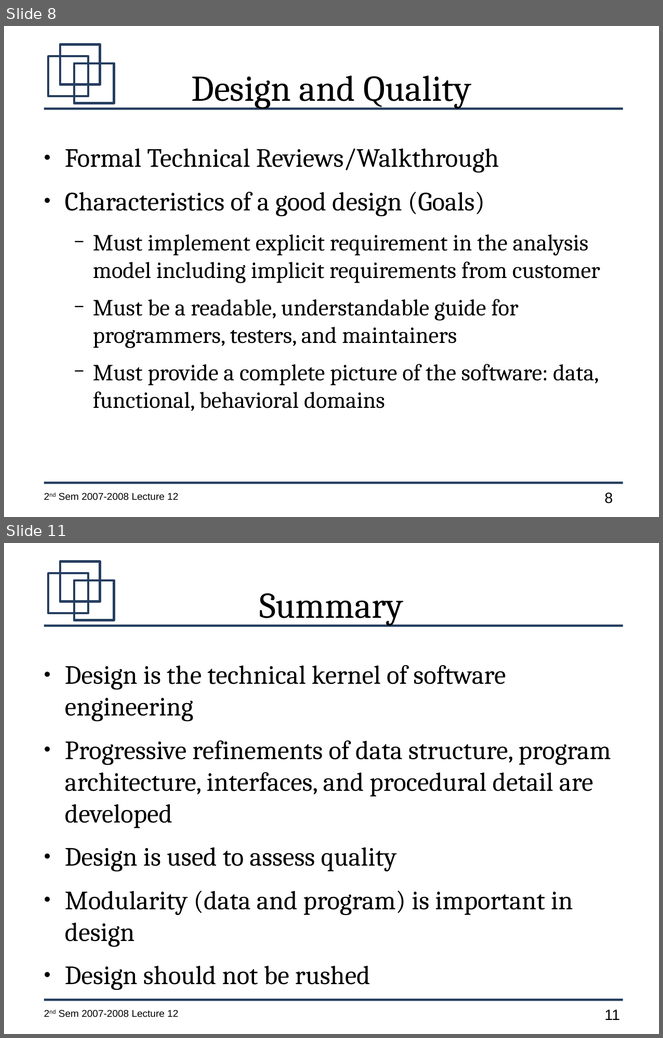
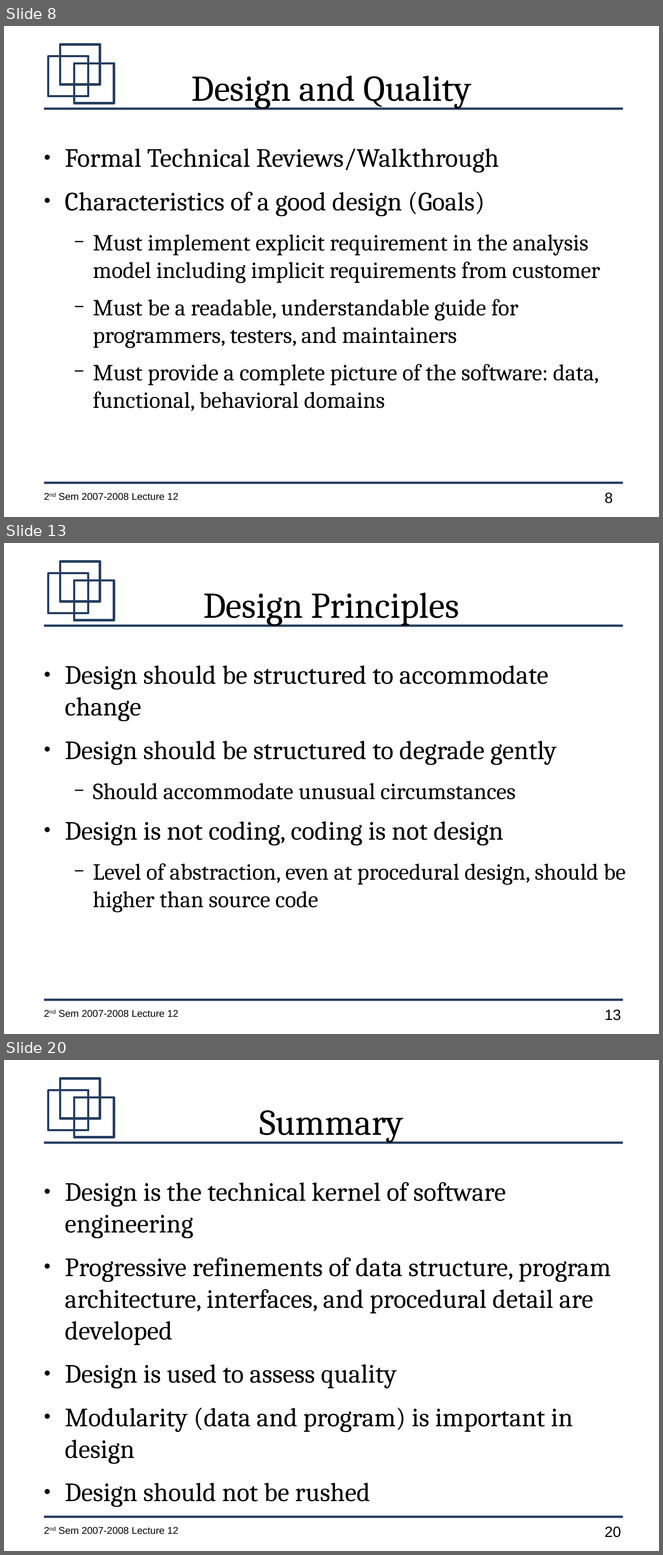
Before and after one commit to jachermocilla/jach-homepage, a slide deck: CMSC128-2nd-Sem-2007-L13.odp. Shown one above the other, each under a label of ours: slides 8 and 11 before the commit, slides 8, 13 and 20 after it; the slides between them are not shown. The pictures are 663x1038 and 663x1555 pixels, drawn with LibreOffice and Linux fonts; fonts in the diff are those of the drawing. Boxes give left, top, right and bottom in pixels: in the first picture for what was removed or moved away, otherwise in the second. Text is boxed around its words. In the diff, an @@ line names an element or a change of style, - is before the commit and + after.

```diff
--- a/CMSC128-2nd-Sem-2007-L13.odp
+++ b/CMSC128-2nd-Sem-2007-L13.odp
@@ slide 13 added at (4, 543, 659, 1034), background #FFFFFF; not listed: 7 template elements that a slide beside it also shows @@
@@ title added at (203, 592, 460, 626), 44 pt, text #000000 @@
+Design Principles
@@ text added at (65, 665, 626, 913), 32 pt, text #000000 @@
+● Design should be structured to accommodate change
+● Design should be structured to degrade gently
+  − Should accommodate unusual circumstances
+● Design is not coding, coding is not design
+  − Level of abstraction, even at procedural design, should be higher than source code
@@ what was slide 11 is now slide 20 @@
@@ page number at (605, 1527, 621, 1538): text changed @@
-11
+20
```
Also in this commit, not shown: 2 slides changed, 8 other slides added.
